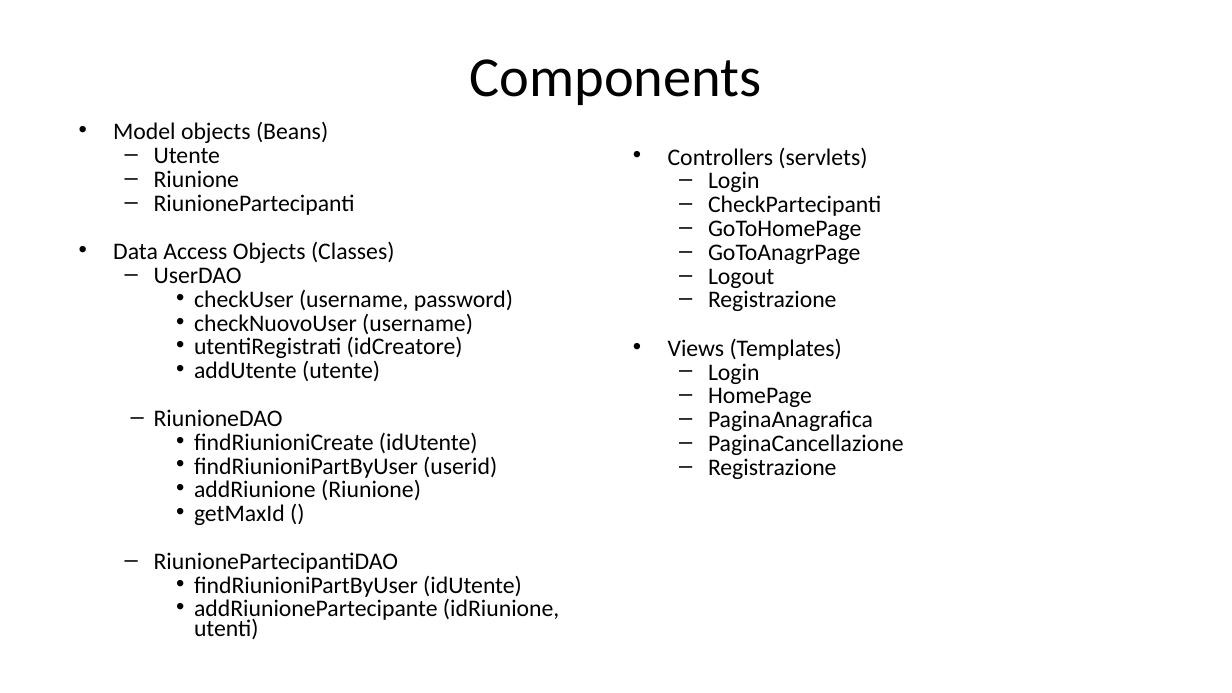
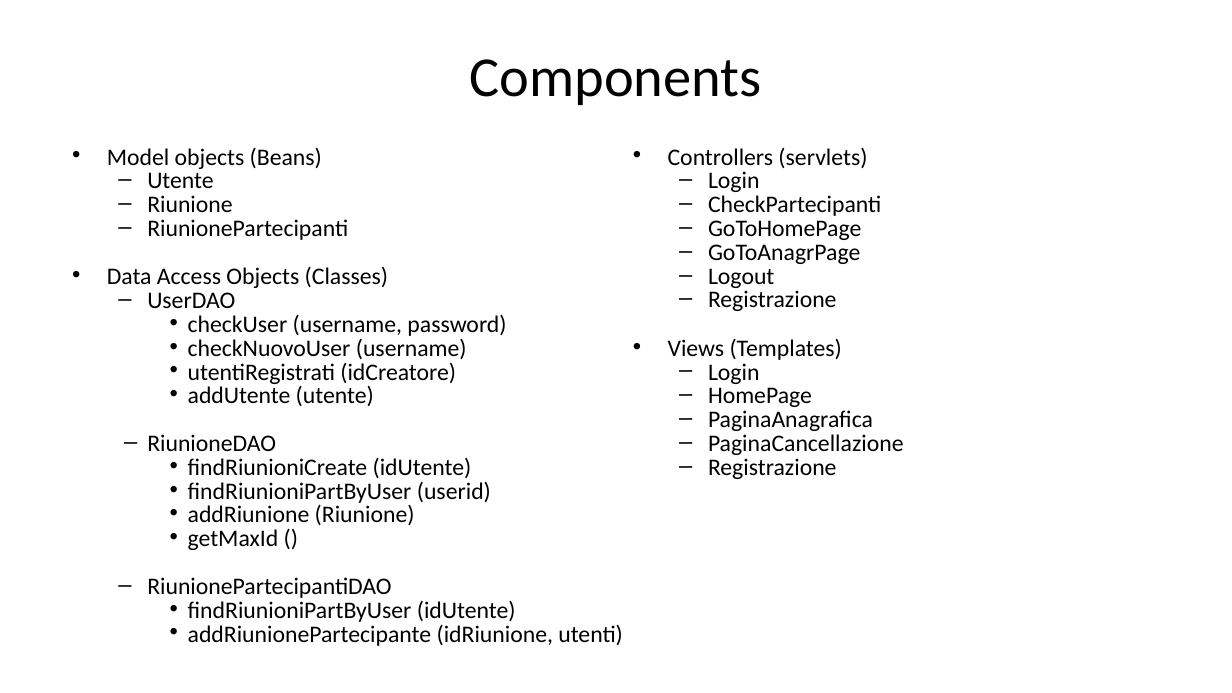
Before and after one commit to lotta98/Progetto5, a slide deck: slide 11 of ProgettoTIW.pptx. Drawn at 1232x693 pixels with LibreOffice and Linux fonts; fonts in the diff are those of the drawing. Boxes give left, top, right and bottom in pixels: in the first picture for what was removed or moved away, otherwise in the second. Text is boxed around its words. In the diff, an @@ line names an element or a change of style, - is before the commit and + after.

Commit message:
AggiungiRiunione
AggiungiRiunione

```diff
--- a/ProgettoTIW.pptx
+++ b/ProgettoTIW.pptx
@@ text "Model objects (Beans)" rewrapped from (113,122,559,639) to (107,148,623,646) @@
```
Also in this commit, not shown: 1 slide added.
